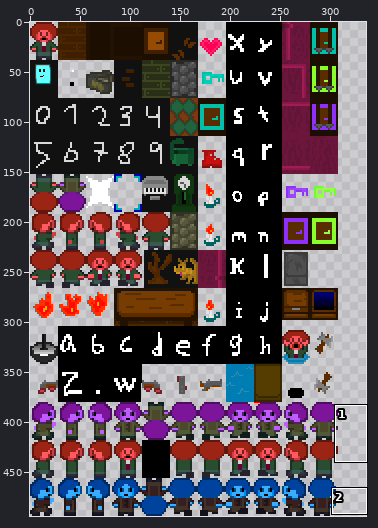
Sprite sheet: html/sprite.png. Above, an overview of the earlier version with the close-up marked.
Close-up. Old version:
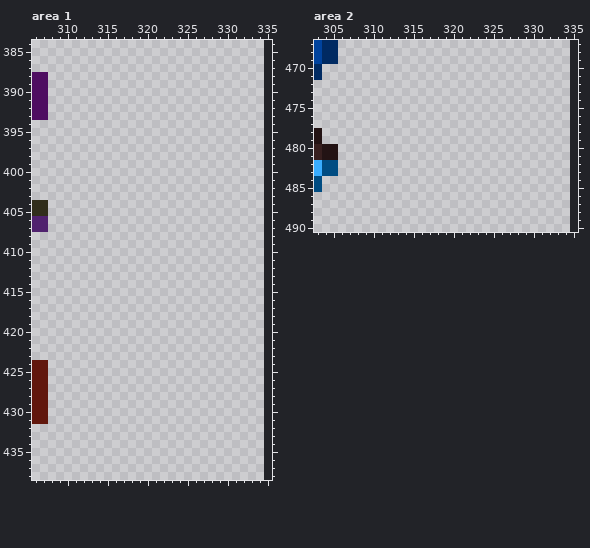
The file is 335x494 pixels. Colours within 5 levels of each other are drawn and written as one. Shown: area 1: x 306..335, y 384..438; area 2: x 303..335, y 467..490. The old version is drawn lined up with the new one, on the new canvas. The commit also changed other parts of the picture, which this record leaves out.
New version:
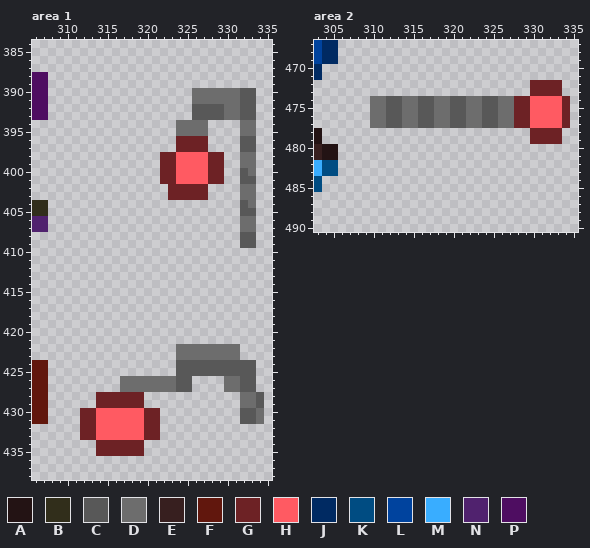
Palette (. is transparent): A #231314  B #312e1b  C #585858  D #6d6d6d  E #371f1f  F #61170d  G #6d2225  H #ff5a62  J #002a62  K #004c82  L #00439e  M #39adff  N #50226e  P #4e0d61
Changes in this commit:
canvas 335x494 -> 336x494
Area 1:
y 390..391: x 326..333 ........ -> DDDDDDCC
y 392..393: x 326..333 ........ -> CCCCDDCC
y 394..395: x 324..327 .... -> DDDD; x 332..333 .. -> DD
y 396..397: x 324..327 .... -> GGGG; x 332..333 .. -> CC
y 398..399: x 322..329 ........ -> GGHHHHGG; x 332..333 .. -> DD
y 400: x 322..329 ........ -> GGHHHHGG; x 332..333 .. -> CD
y 401: x 322..329 ........ -> GGHHHHGG; x 332..333 .. -> CC
y 402..403: x 323..327 ..... -> GGGGG; x 332..333 .. -> DD
y 404: x 332..333 .. -> CD
y 405: x 332..333 .. -> CC
y 406..407: x 332..333 .. -> DD
y 408..409: x 332..333 .. -> CC
y 422..423: x 324..331 ........ -> DDDDDDDD
y 424..425: x 324..333 .......... -> CCCCCCCCCC
y 426..427: x 317..325 ......... -> DDDDDDDCC; x 330..333 .... -> DDCC
y 428..429: x 314..319 ...... -> GGGGGG; x 332..334 ... -> DDC
y 430..431: x 312..321 .......... -> GGHHHHHHGG; x 332..334 ... -> CCD
y 432..433: x 312..321 .......... -> GGHHHHHHGG
y 434..435: x 314..319 ...... -> GGGGGG
Area 2:
y 472..473: x 330..333 .... -> GGGG
y 474..477: x 310..334 ......................... -> DDCCDDCCDDCCDDCCDDGGHHHHG
y 478..479: x 330..333 .... -> GGGG
